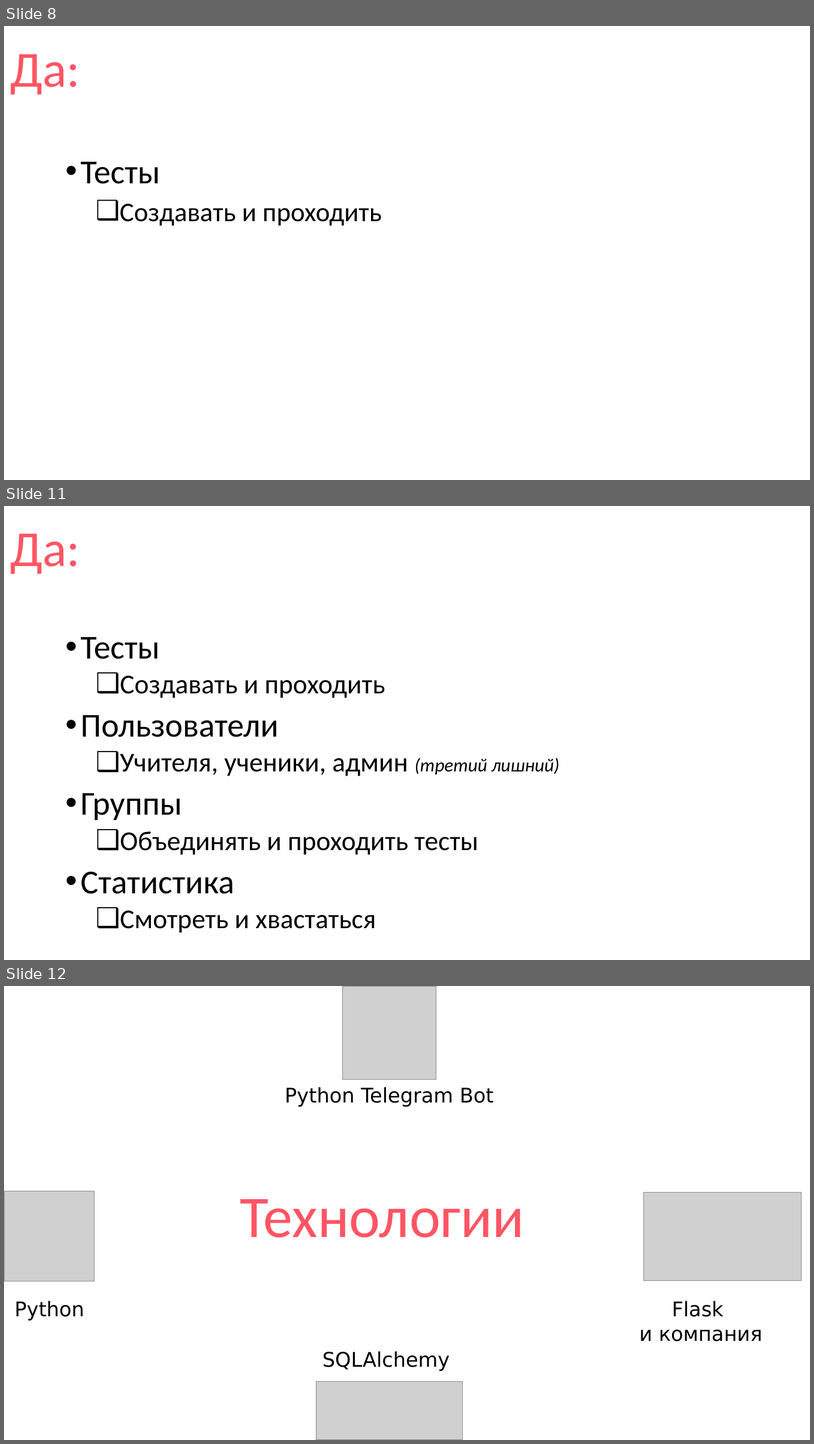
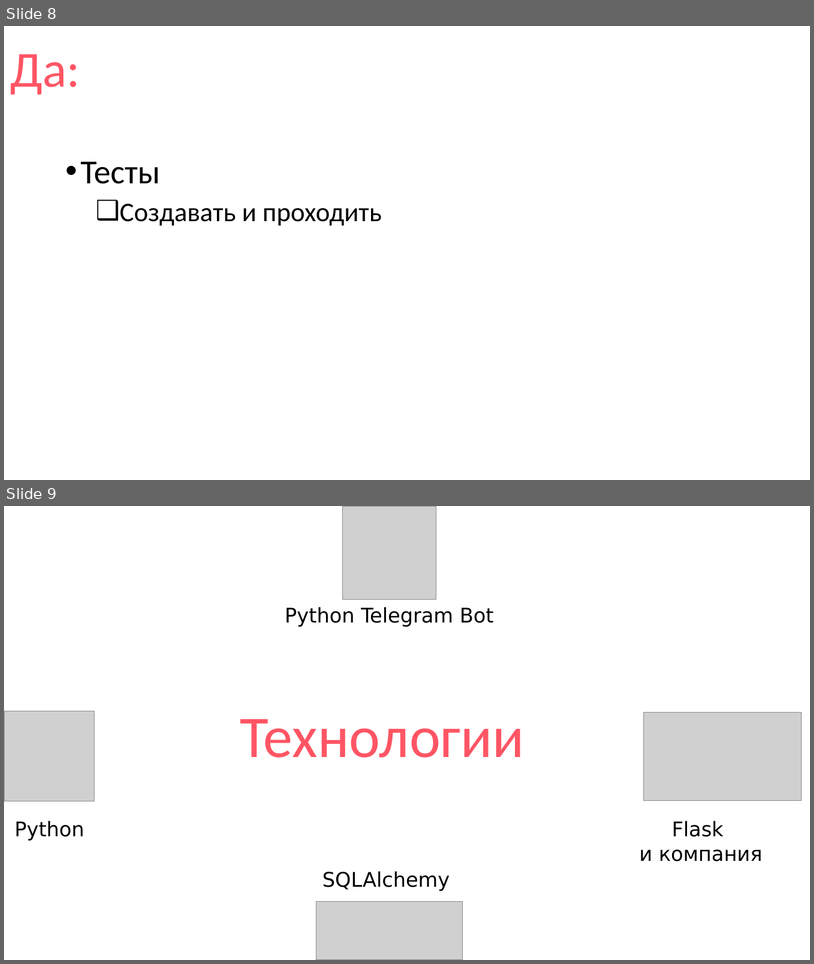
Before and after one commit to thecattest/testing-system, a slide deck: presentation.pptx. Shown one above the other, each under a label of ours: slides 8, 11 and 12 before the commit, slides 8 and 9 after it; the slides between them are not shown. The pictures are 814x1444 and 814x964 pixels, drawn with LibreOffice and Linux fonts; fonts in the diff are those of the drawing; grey boxes stand for pictures. Boxes give left, top, right and bottom in pixels: in the first picture for what was removed or moved away, otherwise in the second. Text is boxed around its words. In the diff, an @@ line names an element or a change of style, - is before the commit and + after.

```diff
--- a/presentation.pptx
+++ b/presentation.pptx
@@ slide 11 removed at (4,506,810,960), background #FFFFFF @@
@@ title removed at (10,534,80,574) @@
-Да:
@@ text removed at (81,637,560,933) @@
-• Тесты
-  ❑ Создавать и проходить
-• Пользователи
-  ❑ Учителя, ученики, админ (третий лишний)
-• Группы
-  ❑ Объединять и проходить тесты
-• Статистика
-  ❑ Смотреть и хвастаться
@@ what was slide 12 is now slide 9 @@
```
Also in this commit, not shown: 2 slides changed, 1 slide added, 3 other slides removed.
